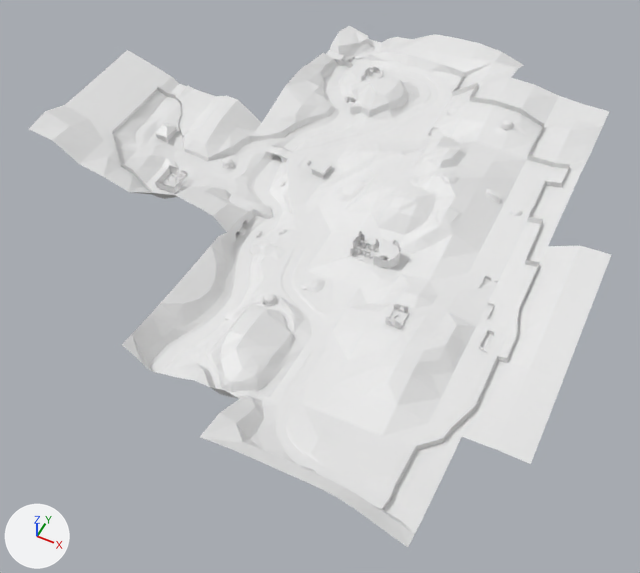
The Blender file art/blender/recovered_map_mp53.blend: old version first, new version second.
The view is the same before and after, from a 50 mm camera at (220.0, -426.0, 437.0) aimed at (34.0, -55.0, -27.0). Lighting does not change. The marker at lower left points along +X, +Y and +Z. The first picture is the older version. The same objects are shown in both versions, whatever each file hides.

Objects in the first picture: 'recovered_map_mp53-colonly'.
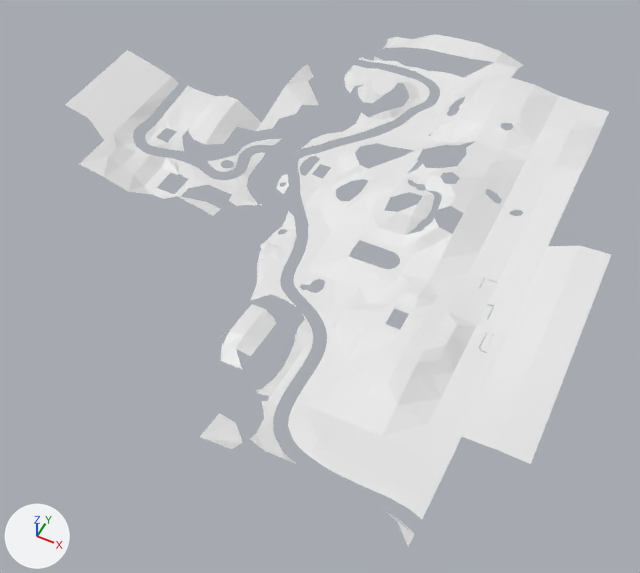
Location of each change, [x1, y1, x2, y2] in pixels of the pictures (640 x 573 px):
'recovered_map_mp53-colonly', reshaped: before [29, 25, 611, 547]; after [65, 34, 611, 547]
part 1 of me_recovered_map_mp53_colonly, deleted: before [29, 25, 570, 535]
part 2 of me_recovered_map_mp53_colonly, deleted: before [47, 34, 535, 547]

What changed in the scene script:
```text
Change me_recovered_map_mp53_colonly:
    used by ob_recovered_map_mp53_colonly; location = (0.0, 0.0, 0.0)
    remove me_recovered_map_mp53_colonly.from_pydata(...)  # 28137 vertices, 9379 faces; spans x -190.0..210.0, y -229.0..211.0, z -6.0..44.0
    add me_recovered_map_mp53_colonly.from_pydata(...)  # 4392 vertices, 1464 faces; spans x -190.0..210.0, y -229.0..211.0, z -2.0..38.0
    me_recovered_map_mp53_colonly part 1: 7424 loose pieces with 22272 vertices, spanning x -190.0..176.0, y -229.0..211.0, z -6.0..44.0, are deleted
    me_recovered_map_mp53_colonly part 2: 1473 vertices removed from x -190.0..170.0, y -229.0..211.0, z -4.0..44.0
```
